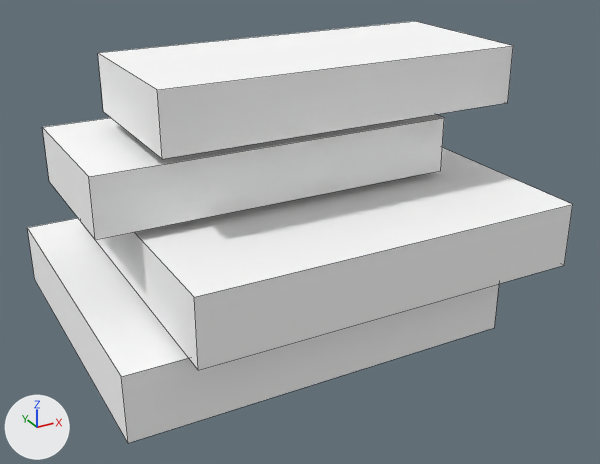
One commit to the OBJ model src/main/resources/assets/myvillage/models/equipment/forging/workpiece_xuantie_leggings_rough.obj: the scene before it, then after it.
Rendered twice from a camera (50 mm lens) standing at (0.237, -1.062, 0.336) and looking at (0.528, -0.534, 0.072). Lighting does not change. The marker at lower left points along +X, +Y and +Z. The picture after the commit comes second. Mesh edges are drawn as thin lines. Where no turn or scale is listed for an object, it has been applied to the vertices. Vertices at exactly the same position are counted once.

The first picture shows 'workpiece_xuantie_leggings_rough'.
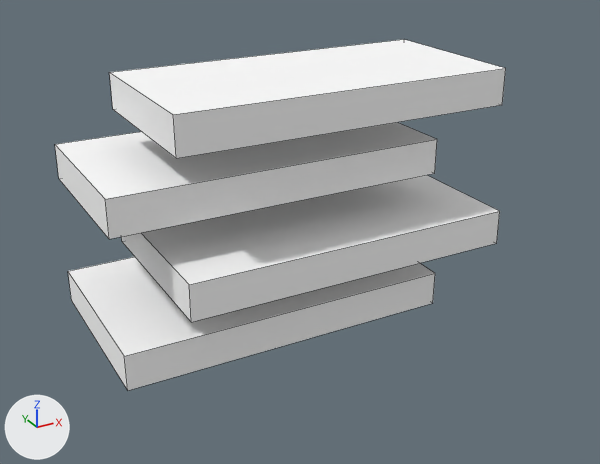
What the commit changed:
me_workpiece_xuantie_leggings_rough is used by ob_workpiece_xuantie_leggings_rough; location (0.0, 0.0, 0.0).
me_workpiece_xuantie_leggings_rough had 32 vertices, 24 faces and spanned x 0.349..0.691, y -0.656..-0.369, z 0.0..0.213.
me_workpiece_xuantie_leggings_rough now has 32 vertices, 24 faces and spans x 0.368..0.673, y -0.6..-0.425, z 0.0..0.197.
me_workpiece_xuantie_leggings_rough part 1: the loose piece of 8 vertices spanning x 0.349..0.651, y -0.631..-0.369, z 0.0..0.05 is scaled about its middle by (0.879, 0.571, 0.562), then moved by (0.0, 0.0, -0.011).
me_workpiece_xuantie_leggings_rough part 2: the loose piece of 8 vertices spanning x 0.39..0.691, y -0.656..-0.394, z 0.056..0.106 is scaled about its middle by (0.879, 0.571, 0.563), then moved by (0.0, 0.0, -0.011).
me_workpiece_xuantie_leggings_rough part 3: the loose piece of 8 vertices spanning x 0.359..0.641, y -0.562..-0.438, z 0.113..0.156 is scaled about its middle by (0.942, 1.05, 0.643), then moved by (0.0, 0.0, -0.008).
me_workpiece_xuantie_leggings_rough part 4: the loose piece of 8 vertices spanning x 0.4..0.681, y -0.587..-0.462, z 0.169..0.213 is scaled about its middle by (0.942, 1.05, 0.643), then moved by (0.0, 0.0, -0.008).

What differs and where, as boxes (x1, y1, x2, y2) in the pictures (600 x 464 px; the box of a moved part takes in the faces that stretch with it):
'workpiece_xuantie_leggings_rough', reshaped (17% narrower, 17% shorter)
    before: (27, 21, 573, 443)
    after: (55, 39, 506, 390)
part 1 of me_workpiece_xuantie_leggings_rough, moved or reshaped
    before: (27, 218, 499, 443)
    after: (68, 257, 435, 390)
part 2 of me_workpiece_xuantie_leggings_rough, moved or reshaped
    before: (81, 148, 573, 370)
    after: (121, 175, 500, 322)
part 3 of me_workpiece_xuantie_leggings_rough, moved or reshaped
    before: (42, 114, 444, 240)
    after: (55, 122, 437, 239)
part 4 of me_workpiece_xuantie_leggings_rough, moved or reshaped
    before: (98, 21, 513, 159)
    after: (109, 39, 506, 158)
